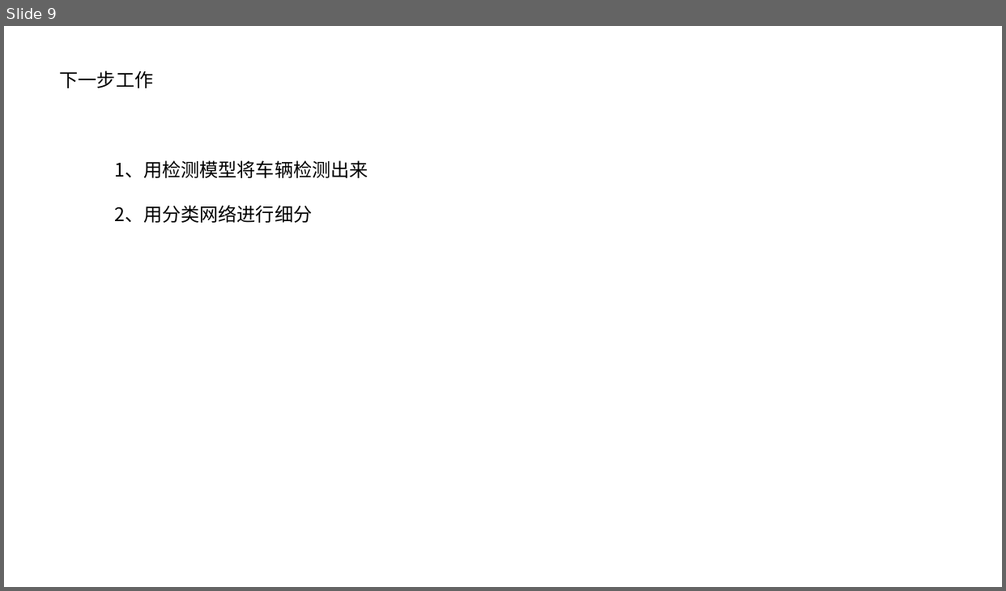
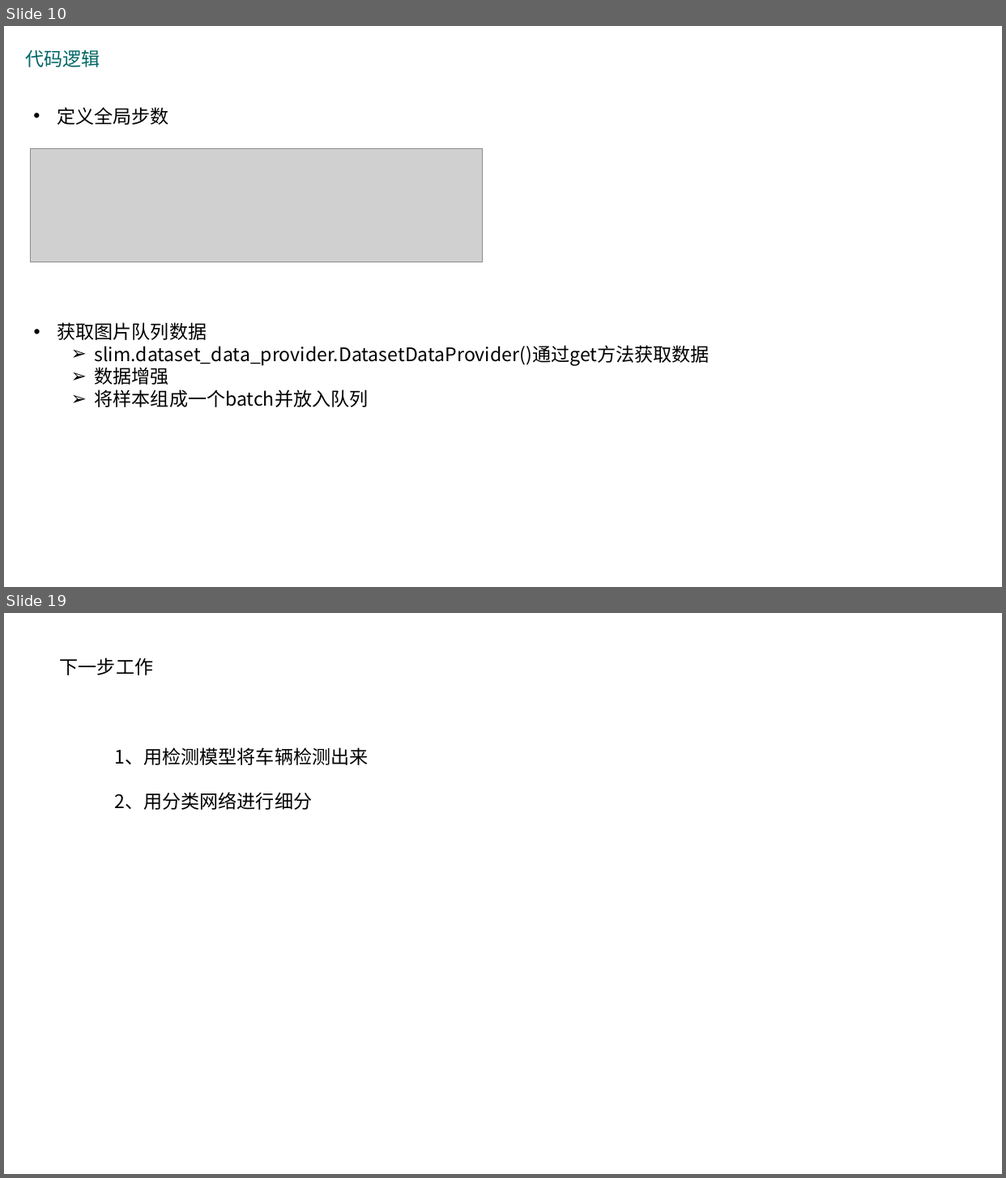
Before and after one commit to 1274085042/VehicleDetection, a slide deck: example/车辆检测.pptx. Shown one above the other, each under a label of ours: slide 9 before the commit, slides 10 and 19 after it; the slides between them are not shown. The pictures are 1006x591 and 1006x1178 pixels, drawn with LibreOffice and Linux fonts; fonts in the diff are those of the drawing; grey boxes stand for pictures. Boxes give left, top, right and bottom in pixels: in the first picture for what was removed or moved away, otherwise in the second. Text is boxed around its words. In the diff, an @@ line names an element or a change of style, - is before the commit and + after.

```diff
--- a/example/车辆检测.pptx
+++ b/example/车辆检测.pptx
@@ slide 10 added at [4, 26, 1002, 587], background #FFFFFF @@
@@ text added at [25, 49, 100, 67], 18 pt, text #006666 @@
+代码逻辑
@@ text added at [57, 107, 169, 125], 18 pt, text #000000 @@
+• 定义全局步数
@@ picture added at [30, 149, 483, 262] @@
@@ text added at [57, 322, 710, 408], 18 pt, text #000000 @@
+• 获取图片队列数据
+  ➢ slim.dataset_data_provider.DatasetDataProvider()通过get方法获取数据
+  ➢ 数据增强
+  ➢ 将样本组成一个batch并放入队列
@@ what was slide 9 is now slide 19 @@
```
Also in this commit, not shown: 3 slides changed, 13 other slides added, 4 slides removed, 36 other files.
